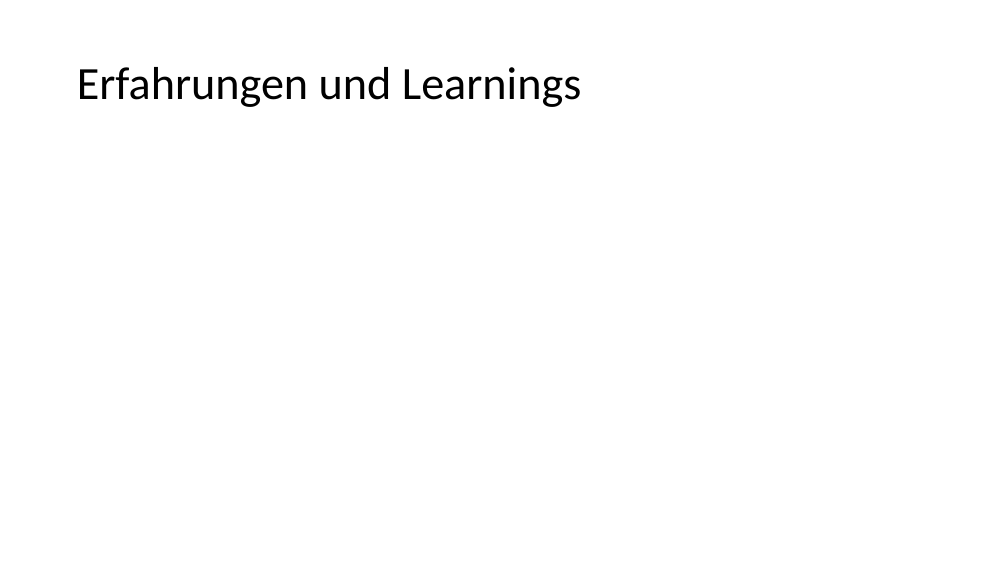
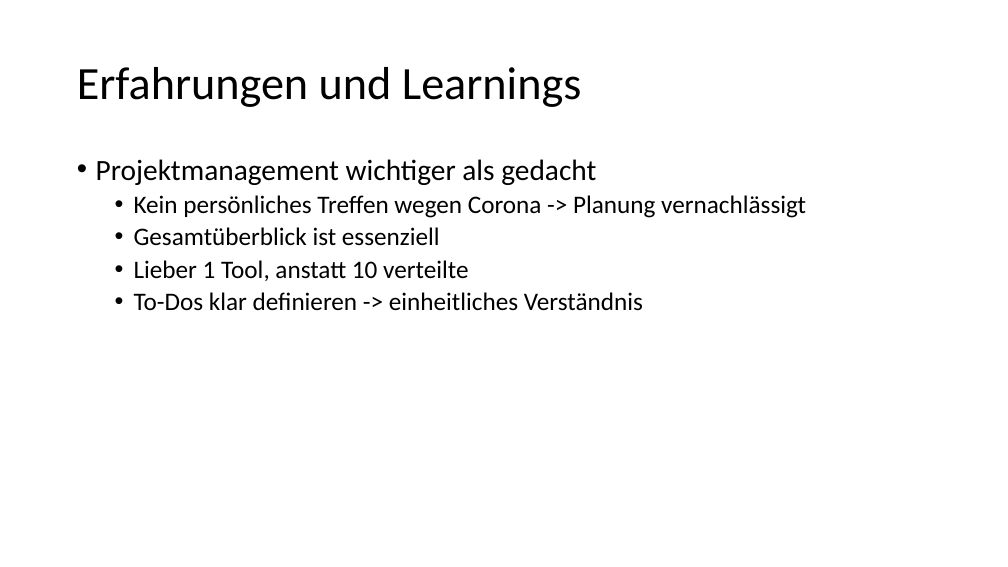
Before and after one commit to patsab/Alias_Learning, a slide deck: slide 30 of PowerPoint/Alias_Präsentation.pptx (slide 26 before the commit). Drawn at 1008x567 pixels with LibreOffice and Linux fonts; fonts in the diff are those of the drawing; background and template pictures are left out. Boxes give left, top, right and bottom in pixels: in the first picture for what was removed or moved away, otherwise in the second. Text is boxed around its words. In the diff, an @@ line names an element or a change of style, - is before the commit and + after.

```diff
--- a/PowerPoint/Alias_Präsentation.pptx
+++ b/PowerPoint/Alias_Präsentation.pptx
@@ text added at (96,159,806,311), 24 pt, text #000000 @@
+• Projektmanagement wichtiger als gedacht
+  • Kein persönliches Treffen wegen Corona -> Planung vernachlässigt
+  • Gesamtüberblick ist essenziell
+  • Lieber 1 Tool, anstatt 10 verteilte
+  • To-Dos klar definieren -> einheitliches Verständnis
```
Also in this commit, not shown: 7 other slides changed, 6 slides added, 1 slide removed, 2 other files.
